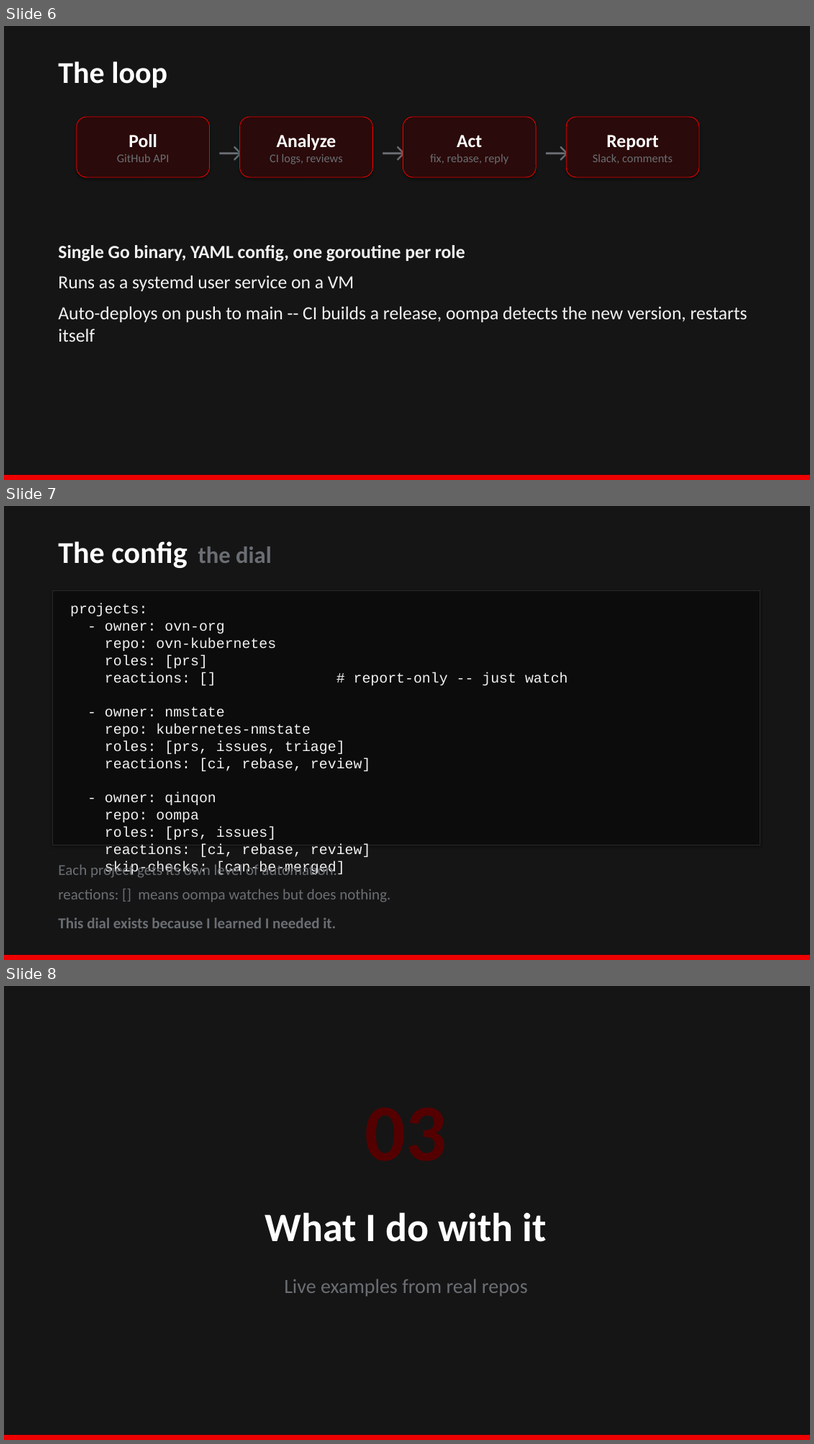
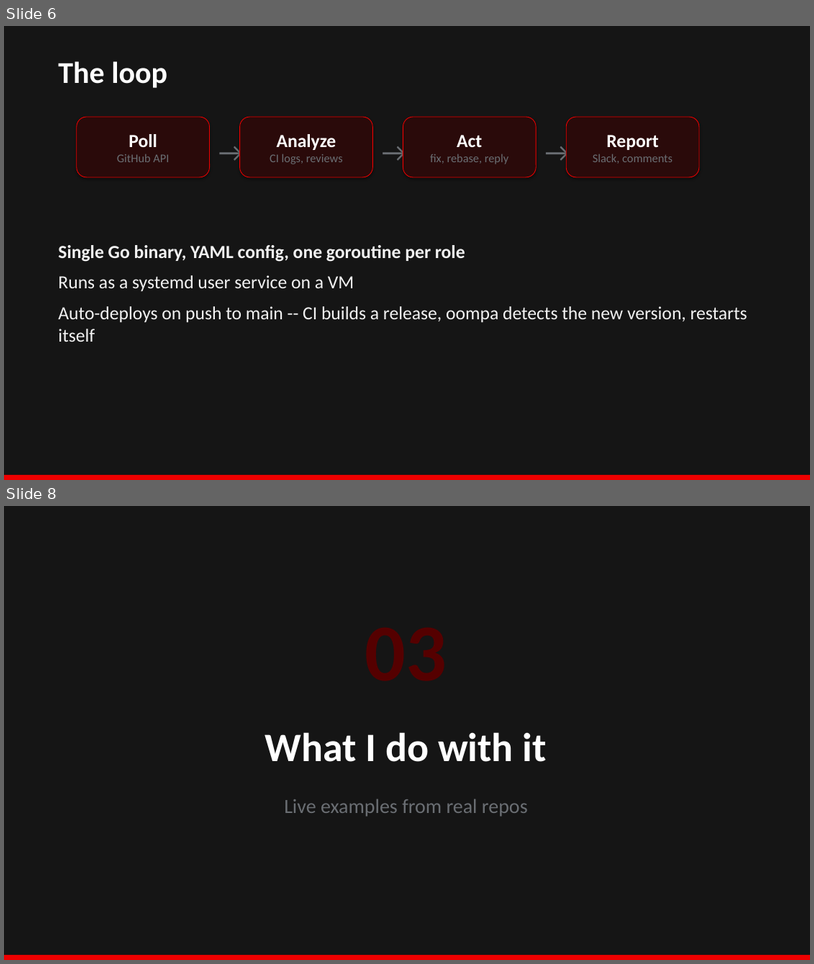
Before and after one commit to qinqon/oompa, a slide deck: docs/oompa-presentation.pptx. Shown one above the other, each under a label of ours: slides 6, 7 and 8 before the commit, slides 6 and 8 after it; the slides between them are not shown. The pictures are 814x1444 and 814x964 pixels, drawn with LibreOffice and Linux fonts; fonts in the diff are those of the drawing. Boxes give left, top, right and bottom in pixels: in the first picture for what was removed or moved away, otherwise in the second. Text is boxed around its words. In the diff, an @@ line names an element or a change of style, - is before the commit and + after.

Commit message:
docs: use real config.yaml in presentation config slide

```diff
--- a/docs/oompa-presentation.pptx
+++ b/docs/oompa-presentation.pptx
@@ slide 7 removed at [4, 506, 810, 960], background #151515 @@
@@ text removed at [58, 541, 272, 568] @@
-The config the dial
@@ rectangle removed at [52, 591, 760, 845] @@
@@ text removed at [70, 603, 568, 875] @@
-projects:
-- owner: ovn-org
-repo: ovn-kubernetes
-roles: [prs]
-reactions: [] # report-only -- just watch
-- owner: nmstate
-repo: kubernetes-nmstate
-roles: [prs, issues, triage]
-reactions: [ci, rebase, review]
-- owner: qinqon
-repo: oompa
-roles: [prs, issues]
-reactions: [ci, rebase, review]
-skip-checks: [can-be-merged]
@@ text removed at [58, 862, 391, 928] @@
-Each project gets its own level of automation.
-reactions: [] means oompa watches but does nothing.
-This dial exists because I learned I needed it.
@@ rectangle removed at [4, 955, 810, 960] @@
```
Also in this commit, not shown: 1 slide added.
